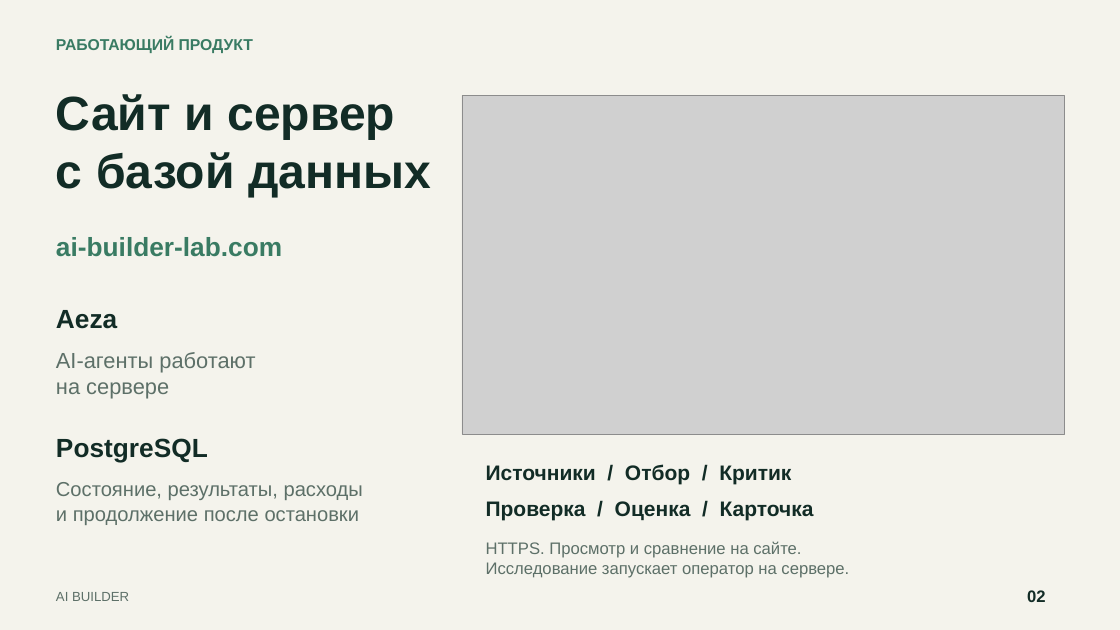
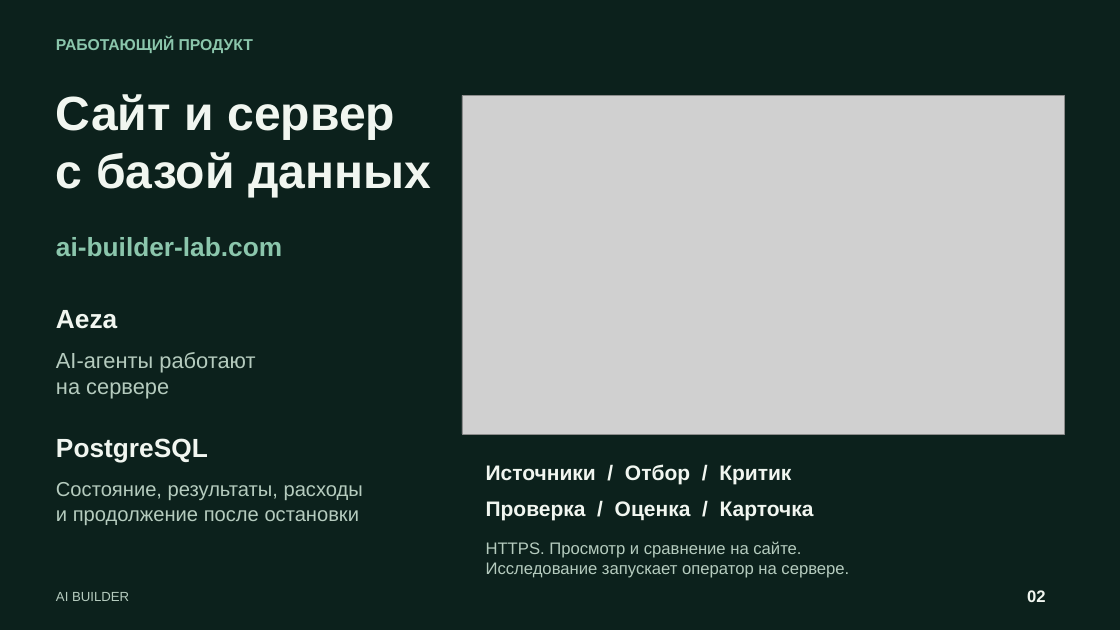
Before and after one commit to bcmle/test_ai_builder, a slide deck: slide 2 of presentation/AI-Builder-CEO.pptx. Drawn at 1120x630 pixels with LibreOffice and Linux fonts; fonts in the diff are those of the drawing; grey boxes stand for pictures. Boxes give left, top, right and bottom in pixels: in the first picture for what was removed or moved away, otherwise in the second. Text is boxed around its words. In the diff, an @@ line names an element or a change of style, - is before the commit and + after.

Commit message:
design: unify presentation in dark green palette

```diff
--- a/presentation/AI-Builder-CEO.pptx
+++ b/presentation/AI-Builder-CEO.pptx
@@ background #F4F3EC to #0C211C @@
@@ text "РАБОТАЮЩИЙ ПРОДУКТ" at (56,37,253,53): text colour #397B63 to #8BC6AC @@
@@ text "ai-builder-lab.com" at (56,237,282,256): text colour #397B63 to #8BC6AC @@
@@ text colour #5D7068 to #B5CBBE in 4 elements at (56,352,255,399), (56,482,363,525), (486,541,849,578), (56,592,129,601) @@
@@ text colour #122C26 to #F1F6F0 in 6 elements at (56,94,431,198), (56,310,117,329), (56,438,208,463), (486,464,791,484), (486,501,814,520), (1027,590,1046,602) @@
```
Also in this commit, not shown: 6 other slides changed, 9 other files.
